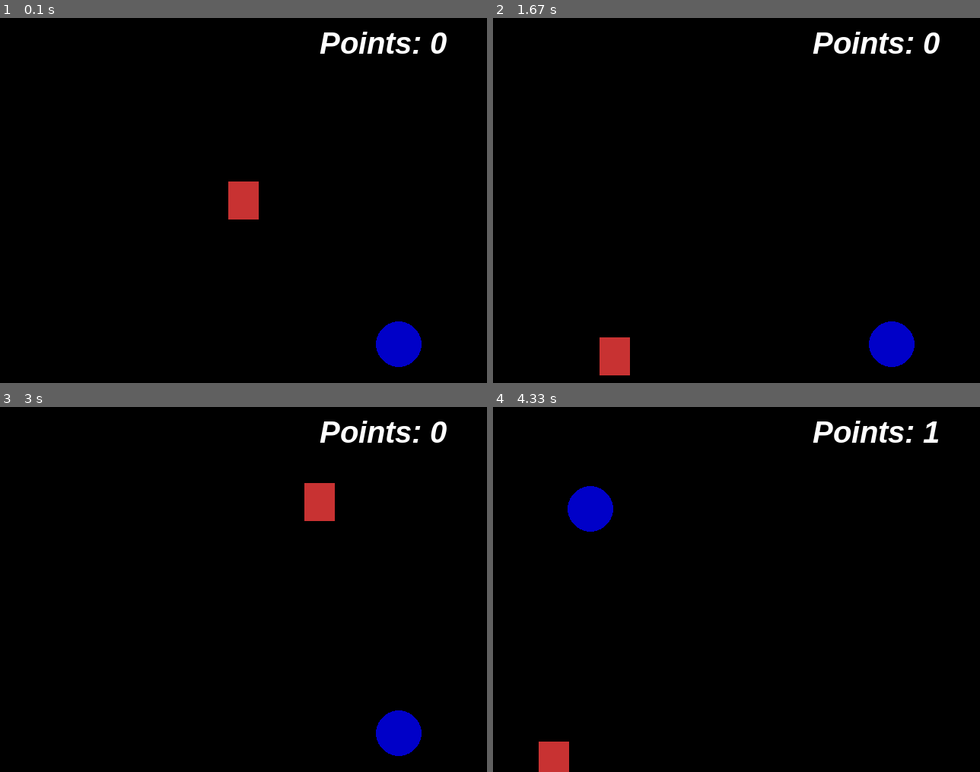
Above: before the commit, frames 1-4 (two rows, left to right).
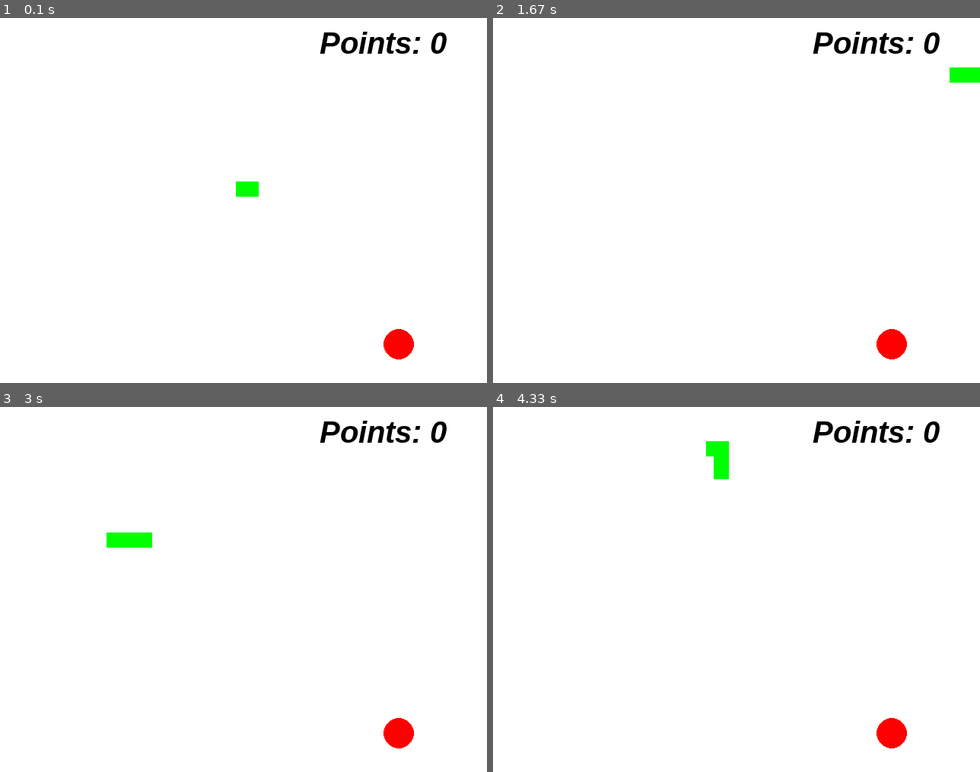
Above: after the commit, the same moments.

Repository: LuizMatheus-code/PyGame
Game: pygame game, started from First_game.py
Same seed, same stepped clock (60 frames per second), same inputs: the game is played once before the commit and once after it.
Inputs:
- Up to frame 1 (0.1 s): no input
- Up to frame 2 (1.67 s): hold D 0.33-0.8 s; hold W 0.83-1.3 s; hold D from 1.33 s (still down)
- Up to frame 3 (3 s): release D at 1.8 s; hold A 1.83-2.37 s; hold S 2.4-2.7 s; hold A from 2.73 s (still down)
- Up to frame 4 (4.33 s): release A at 3.13 s; hold W 3.17-3.53 s; hold D 3.57-4.2 s; hold S from 4.23 s (still down)

The runs differ from the first frame. In frame 1, 100% of the frame differs, in the area x 0-100%, y 0-100%; in frame 2, 100%; in frame 3, 100%; in frame 4, 100%.

Commit message:
Update First_game.py

Diff:
--- a/First_game.py
+++ b/First_game.py
@@ -2,6 +2,25 @@
 from pygame.locals import *
 from sys import exit
 from random import randint
+
+
+def bigger_snake(snake_body_growth):
+    for position in snake_body_growth:
+        pygame.draw.rect(screen, (0, 255, 0), (position[0], position[1], 20, 20))
+
+
+def restart_game():
+    global points, initial_compriment, snake_x, snake_y, snake_body_growth, snake_head_growth, red_apple_x, red_apple_y, game_over
+    points = 0
+    initial_compriment = 5
+    snake_x = int(width/2 - 20)
+    snake_y = int(length/2 - 25)
+    snake_body_growth = []
+    snake_head_growth = []
+    red_apple_x = randint(40, 600)
+    red_apple_y = randint(50, 430)
+    game_over = False
+
 
 pygame.init()
 
@@ -14,8 +33,15 @@
 width = 640
 length = 480
 
-x_blue = randint(40, 600)
-y_blue = randint(50, 430)
+snake_x = int(width/2 - 20)
+snake_y = int(length/2 - 25)
+
+velocity = 10
+x_control = velocity
+y_control = 0
+
+red_apple_x = randint(40, 600)
+red_apple_y = randint(50, 430)
 
 points = 0
 font = pygame.font.SysFont('arial', 40, True, True)
@@ -23,44 +49,101 @@
 screen = pygame.display.set_mode((width, length))
 pygame.display.set_caption('Very nice game')
 game_clock = pygame.time.Clock()
-x = int(width/2 - 20)
-y = int(length/2 - 25)
+snake_body_growth = []
+initial_compriment = 5
+game_over = False
 
 while True:
     game_clock.tick(30)
-    screen.fill((0, 0, 0))
-    if y > length:
-        y = 0
-    if y < 0:
-        y = length
-    if x >= width:
-        x = 0
-    if x < 0:
-        x = width
+    screen.fill((255, 255, 255))
+
     message = f'Points: {points}'
-    text_format = font.render(message, True, (255, 255, 255))
+    text_format = font.render(message, True, (0, 0, 0))
+
+    if snake_y > length:
+        snake_y = 0
+    if snake_y < 0:
+        snake_y = length
+    if snake_x >= width:
+        snake_x = 0
+    if snake_x < 0:
+        snake_x = width
+
     for event in pygame.event.get():
         if event.type == QUIT:
             pygame.quit()
             exit()
 
+        if event.type == KEYDOWN:
+            if event.key == K_a:
+                if x_control == velocity:
+                    pass
+                else:
+                    x_control = -velocity
+                    y_control = 0
+            if event.key == K_d:
+                if x_control == -velocity:
+                    pass
+                else:
+                    x_control = velocity
+                    y_control = 0
+            if event.key == K_w:
+                if y_control == velocity:
+                    pass
+                else:
+                    y_control = -velocity
+                    x_control = 0
+            if event.key == K_s:
+                if y_control == -velocity:
+                    pass
+                else:
+                    y_control = velocity
+                    x_control = 0
 
-    if pygame.key.get_pressed()[K_a]:
-        x -= 20
-    if pygame.key.get_pressed()[K_s]:
-        y += 20
-    if pygame.key.get_pressed()[K_w]:
-        y -= 20
-    if pygame.key.get_pressed()[K_d]:
-        x += 20
-    red_rectangle = pygame.draw.rect(screen, (200, 50, 50), (x, y, 40, 50))
-    blue_circle = pygame.draw.circle(screen, (0, 0, 200), (x_blue, y_blue), 30)
+    snake_x += x_control
+    snake_y += y_control
 
-    if red_rectangle.colliderect(blue_circle):
+    snake = pygame.draw.rect(screen, (0, 255, 0), (snake_x, snake_y, 20, 20))
+    apple = pygame.draw.circle(screen, (255, 0, 0), (red_apple_x, red_apple_y), 20)
+
+    if snake.colliderect(apple):
         collision_sound.play()
-        x_blue = randint(40, 600)
-        y_blue = randint(50, 430)
+        red_apple_x = randint(40, 600)
+        red_apple_y = randint(50, 430)
         points += 1
+        initial_compriment += 1
+
+    snake_head_growth = []
+    snake_head_growth.append(snake_x)
+    snake_head_growth.append(snake_y)
+
+    snake_body_growth.append(snake_head_growth)
+
+    if snake_body_growth.count(snake_head_growth) > 1:
+        font2 = pygame.font.SysFont("arial", 20, True)
+        message = "Game over! Press 'r' to restart"
+        text_format = font2.render(message, True, (0, 0, 0))
+        ret_text = text_format.get_rect()
+
+        game_over = True
+        while game_over:
+            screen.fill((250, 250, 250))
+            for event in pygame.event.get():
+                if event.type == QUIT:
+                    pygame.quit()
+                    exit()
+                if event.type == KEYDOWN:
+                    if event.key == K_r:
+                        restart_game()
+
+            ret_text.center = (width//2, length//2)
+            screen.blit(text_format, ret_text)
+            pygame.display.update()
+
+    if len(snake_body_growth) > initial_compriment:
+        del snake_body_growth[0]
+
+    bigger_snake(snake_body_growth)
 
     screen.blit(text_format, (420, 10))
     pygame.display.update()
